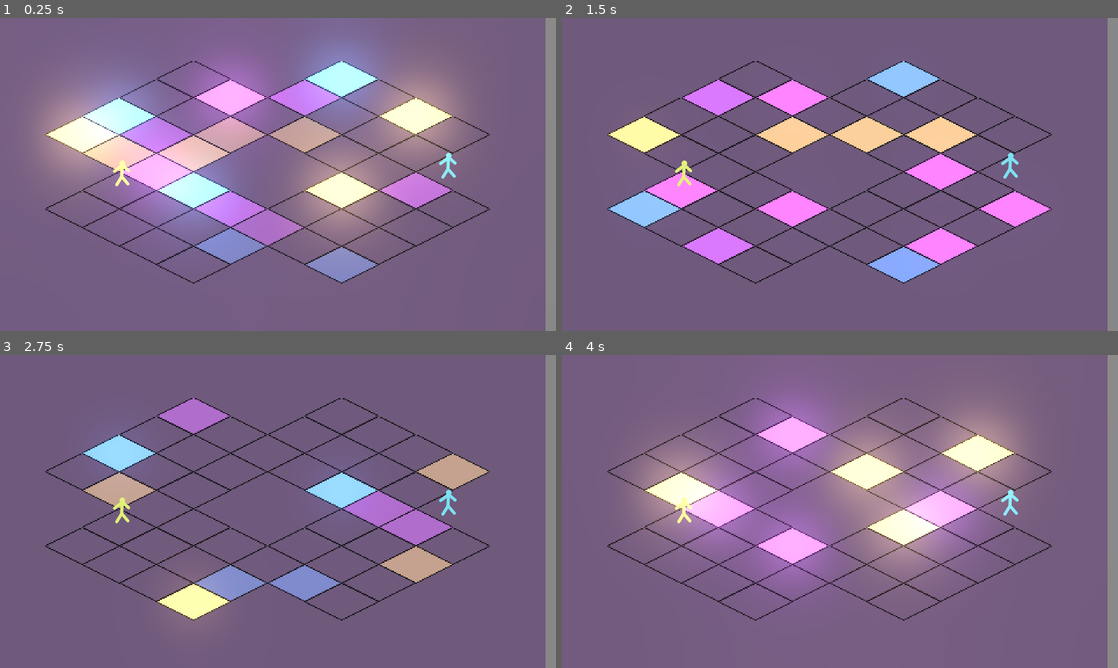
Above: before the commit, frames 1-4 (two rows, left to right).
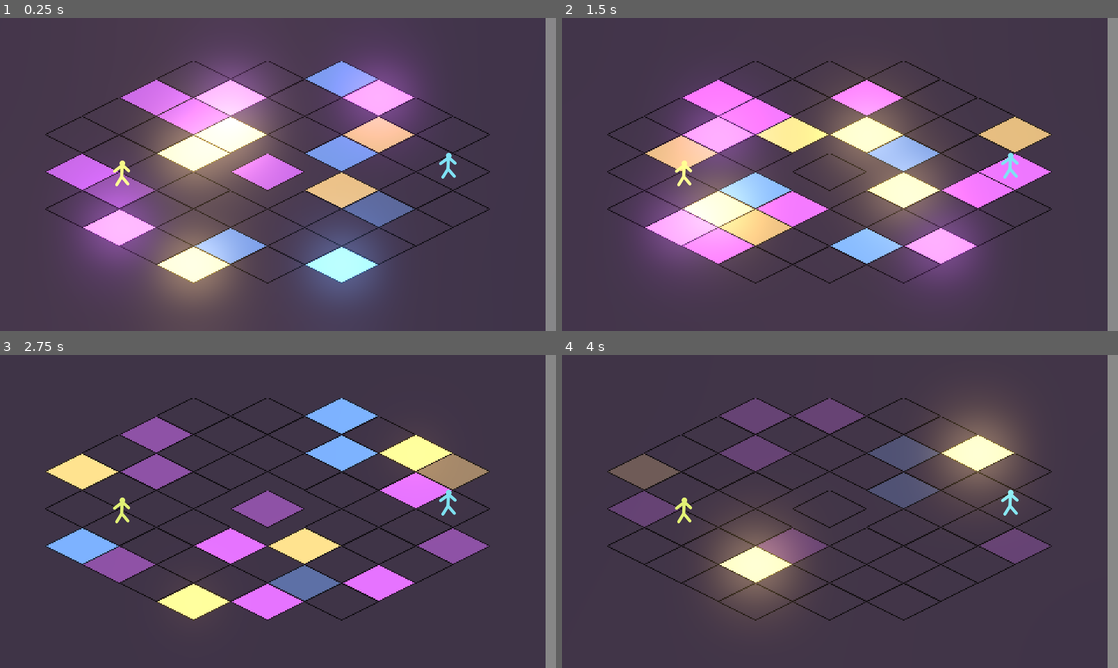
Above: after the commit, the same moments.

Repository: API-Beast/Seal-Clubbing
Game: Godot game, scene res://Main.tscn
Two runs of this game, one before a commit and one after it. Both use one fixed random seed, a clock stepped at 60 frames per second and the inputs below.
Inputs:
- Up to frame 1 (0.25 s): no input
- Up to frame 2 (1.5 s): no input
- Up to frame 3 (2.75 s): no input
- Up to frame 4 (4 s): no input

The runs differ from the first frame. In frame 1, 96% of the frame differs, in the area x 0-99%, y 0-100%; in frame 2, 93%; in frame 3, 95%; in frame 4, 96%.

Commit message:
new floot

Diff:
--- a/DiscoFloor.tscn
+++ b/DiscoFloor.tscn
@@ -1,8 +1,8 @@
 [gd_scene load_steps=4 format=2]
 
 [ext_resource path="res://glow.tres" type="Environment" id=1]
-[ext_resource path="res://glowtile.tscn" type="PackedScene" id=2]
-[ext_resource path="res://Assets/background-colored.png" type="Texture" id=3]
+[ext_resource path="res://Assets/background-colored.png" type="Texture" id=2]
+[ext_resource path="res://glowtile.tscn" type="PackedScene" id=3]
 
 [node name="DiscoFloor" type="Node2D" index="0"]
 
@@ -12,235 +12,241 @@
 
 environment = ExtResource( 1 )
 
-[node name="glowtile9" parent="." index="1" instance=ExtResource( 2 )]
-
-position = Vector2( 512, 128 )
-pulse = 0.0
-
-[node name="glowtile10" parent="." index="2" instance=ExtResource( 2 )]
-
-position = Vector2( 256, 256 )
-pulse = 0.0
-
-[node name="glowtile11" parent="." index="3" instance=ExtResource( 2 )]
-
-position = Vector2( 512, 256 )
-pulse = 0.0
-
-[node name="glowtile13" parent="." index="4" instance=ExtResource( 2 )]
-
-position = Vector2( 1024, 256 )
-pulse = 0.0
-
-[node name="glowtile16" parent="." index="5" instance=ExtResource( 2 )]
-
-position = Vector2( 384, 192 )
-pulse = 0.0
-
-[node name="glowtile17" parent="." index="6" instance=ExtResource( 2 )]
-
-position = Vector2( 640, 64 )
-pulse = 0.0
-
-[node name="glowtile18" parent="." index="7" instance=ExtResource( 2 )]
-
-position = Vector2( 896, 320 )
-pulse = 0.0
-
-[node name="glowtile19" parent="." index="8" instance=ExtResource( 2 )]
-
-position = Vector2( 640, 320 )
-pulse = 0.0
-
-[node name="glowtile20" parent="." index="9" instance=ExtResource( 2 )]
-
-position = Vector2( 1024, 128 )
-pulse = 0.0
-
-[node name="glowtile50" parent="." index="10" instance=ExtResource( 2 )]
-
-position = Vector2( 1152, 192 )
-pulse = 0.0
-
-[node name="glowtile51" parent="." index="11" instance=ExtResource( 2 )]
-
-position = Vector2( 640, 448 )
-pulse = 0.0
-
-[node name="glowtile52" parent="." index="12" instance=ExtResource( 2 )]
-
-position = Vector2( 512, 384 )
-pulse = 0.0
-
-[node name="glowtile53" parent="." index="13" instance=ExtResource( 2 )]
-
-position = Vector2( 384, 320 )
-pulse = 0.0
-
-[node name="glowtile54" parent="." index="14" instance=ExtResource( 2 )]
-
-position = Vector2( 1280, 128 )
-pulse = 0.0
-
-[node name="glowtile55" parent="." index="15" instance=ExtResource( 2 )]
-
-position = Vector2( 1152, 64 )
-pulse = 0.0
-
-[node name="glowtile56" parent="." index="16" instance=ExtResource( 2 )]
-
-position = Vector2( 1024, 0 )
-pulse = 0.0
-
-[node name="glowtile57" parent="." index="17" instance=ExtResource( 2 )]
-
-position = Vector2( 896, -64 )
-pulse = 0.0
-
-[node name="glowtile58" parent="." index="18" instance=ExtResource( 2 )]
-
-position = Vector2( 640, -64 )
-pulse = 0.0
-
-[node name="glowtile59" parent="." index="19" instance=ExtResource( 2 )]
-
-position = Vector2( 512, -128 )
-pulse = 0.0
-
-[node name="glowtile60" parent="." index="20" instance=ExtResource( 2 )]
-
-position = Vector2( 384, 64 )
-pulse = 0.0
-
-[node name="glowtile61" parent="." index="21" instance=ExtResource( 2 )]
-
-position = Vector2( 256, 128 )
-pulse = 0.0
-
-[node name="glowtile66" parent="." index="22" instance=ExtResource( 2 )]
-
-pulse = 0.0
-
-[node name="glowtile67" parent="." index="23" instance=ExtResource( 2 )]
-
-position = Vector2( 256, 0 )
-pulse = 0.0
-
-[node name="glowtile68" parent="." index="24" instance=ExtResource( 2 )]
-
-position = Vector2( 384, -64 )
-pulse = 0.0
-
-[node name="glowtile69" parent="." index="25" instance=ExtResource( 2 )]
-
-position = Vector2( 512, 0 )
-pulse = 0.0
-
-[node name="glowtile70" parent="." index="26" instance=ExtResource( 2 )]
-
-position = Vector2( 1024, -128 )
-pulse = 0.0
-
-[node name="glowtile71" parent="." index="27" instance=ExtResource( 2 )]
-
-position = Vector2( 1152, -64 )
-pulse = 0.0
-
-[node name="glowtile72" parent="." index="28" instance=ExtResource( 2 )]
-
-position = Vector2( 1280, 0 )
-pulse = 0.0
-
-[node name="glowtile73" parent="." index="29" instance=ExtResource( 2 )]
-
-position = Vector2( 1408, 64 )
-pulse = 0.0
-
-[node name="glowtile74" parent="." index="30" instance=ExtResource( 2 )]
-
-position = Vector2( 1408, 320 )
-pulse = 0.0
-
-[node name="glowtile75" parent="." index="31" instance=ExtResource( 2 )]
-
-position = Vector2( 1280, 384 )
-pulse = 0.0
-
-[node name="glowtile76" parent="." index="32" instance=ExtResource( 2 )]
-
-position = Vector2( 1152, 448 )
-pulse = 0.0
-
-[node name="glowtile77" parent="." index="33" instance=ExtResource( 2 )]
-
-position = Vector2( 1024, 512 )
-pulse = 0.0
-
-[node name="glowtile78" parent="." index="34" instance=ExtResource( 2 )]
-
-position = Vector2( 512, 512 )
-pulse = 0.0
-
-[node name="glowtile79" parent="." index="35" instance=ExtResource( 2 )]
-
-position = Vector2( 384, 448 )
-pulse = 0.0
-
-[node name="glowtile80" parent="." index="36" instance=ExtResource( 2 )]
-
-position = Vector2( 256, 384 )
-pulse = 0.0
-
-[node name="glowtile81" parent="." index="37" instance=ExtResource( 2 )]
-
-position = Vector2( 128, 320 )
-pulse = 0.0
-
-[node name="glowtile82" parent="." index="38" instance=ExtResource( 2 )]
-
-position = Vector2( 128, 320 )
-pulse = 0.0
-
-[node name="glowtile62" parent="." index="39" instance=ExtResource( 2 )]
-
-position = Vector2( 896, 448 )
-pulse = 0.0
-
-[node name="glowtile63" parent="." index="40" instance=ExtResource( 2 )]
-
-position = Vector2( 1024, 384 )
-pulse = 0.0
-
-[node name="glowtile64" parent="." index="41" instance=ExtResource( 2 )]
-
-position = Vector2( 1152, 320 )
-pulse = 0.0
-
-[node name="glowtile65" parent="." index="42" instance=ExtResource( 2 )]
-
-position = Vector2( 1280, 256 )
-pulse = 0.0
-
-[node name="glowtile21" parent="." index="43" instance=ExtResource( 2 )]
-
-position = Vector2( 768, 384 )
-pulse = 0.0
-
-[node name="glowtile22" parent="." index="44" instance=ExtResource( 2 )]
-
-position = Vector2( 896, 64 )
-pulse = 0.0
-
-[node name="glowtile23" parent="." index="45" instance=ExtResource( 2 )]
-
-position = Vector2( 768, 0 )
-pulse = 0.0
-
-[node name="background-colored" type="Sprite" parent="." index="46"]
-
-position = Vector2( 704, 224 )
+[node name="background-colored" type="Sprite" parent="." index="1"]
+
+position = Vector2( 704, 192 )
 scale = Vector2( 32, 19 )
 z_index = -4096
 z_as_relative = false
-texture = ExtResource( 3 )
+texture = ExtResource( 2 )
 _sections_unfolded = [ "Z Index" ]
+
+[node name="glowtile9" parent="background-colored" index="0" instance=ExtResource( 3 )]
+
+position = Vector2( -6, -3.36842 )
+scale = Vector2( 0.03125, 0.0526316 )
+
+[node name="glowtile10" parent="background-colored" index="1" instance=ExtResource( 3 )]
+
+position = Vector2( -14, 3.36842 )
+scale = Vector2( 0.03125, 0.0526316 )
+
+[node name="glowtile11" parent="background-colored" index="2" instance=ExtResource( 3 )]
+
+position = Vector2( -6, 3.36842 )
+scale = Vector2( 0.03125, 0.0526316 )
+
+[node name="glowtile13" parent="background-colored" index="3" instance=ExtResource( 3 )]
+
+position = Vector2( 10, 3.36842 )
+scale = Vector2( 0.03125, 0.0526316 )
+
+[node name="glowtile16" parent="background-colored" index="4" instance=ExtResource( 3 )]
+
+position = Vector2( -18, 0 )
+scale = Vector2( 0.03125, 0.0526316 )
+
+[node name="glowtile17" parent="background-colored" index="5" instance=ExtResource( 3 )]
+
+position = Vector2( -2, -6.73684 )
+scale = Vector2( 0.03125, 0.0526316 )
+
+[node name="glowtile18" parent="background-colored" index="6" instance=ExtResource( 3 )]
+
+position = Vector2( 6, 6.73684 )
+scale = Vector2( 0.03125, 0.0526316 )
+
+[node name="glowtile19" parent="background-colored" index="7" instance=ExtResource( 3 )]
+
+position = Vector2( -2, 6.73684 )
+scale = Vector2( 0.03125, 0.0526316 )
+
+[node name="glowtile20" parent="background-colored" index="8" instance=ExtResource( 3 )]
+
+position = Vector2( 10, -3.36842 )
+scale = Vector2( 0.03125, 0.0526316 )
+
+[node name="glowtile50" parent="background-colored" index="9" instance=ExtResource( 3 )]
+
+position = Vector2( 22, 0 )
+scale = Vector2( 0.03125, 0.0526316 )
+
+[node name="glowtile83" parent="background-colored" index="10" instance=ExtResource( 3 )]
+
+position = Vector2( 2, 0 )
+scale = Vector2( 0.03125, 0.0526316 )
+
+[node name="glowtile51" parent="background-colored" index="11" instance=ExtResource( 3 )]
+
+position = Vector2( -2, 13.4737 )
+scale = Vector2( 0.03125, 0.0526316 )
+
+[node name="glowtile52" parent="background-colored" index="12" instance=ExtResource( 3 )]
+
+position = Vector2( -6, 10.1053 )
+scale = Vector2( 0.03125, 0.0526316 )
+
+[node name="glowtile53" parent="background-colored" index="13" instance=ExtResource( 3 )]
+
+position = Vector2( -10, 6.73684 )
+scale = Vector2( 0.03125, 0.0526316 )
+
+[node name="glowtile54" parent="background-colored" index="14" instance=ExtResource( 3 )]
+
+position = Vector2( 18, -3.36842 )
+scale = Vector2( 0.03125, 0.0526316 )
+
+[node name="glowtile55" parent="background-colored" index="15" instance=ExtResource( 3 )]
+
+position = Vector2( 14, -6.73684 )
+scale = Vector2( 0.03125, 0.0526316 )
+
+[node name="glowtile56" parent="background-colored" index="16" instance=ExtResource( 3 )]
+
+position = Vector2( 10, -10.1053 )
+scale = Vector2( 0.03125, 0.0526316 )
+
+[node name="glowtile57" parent="background-colored" index="17" instance=ExtResource( 3 )]
+
+position = Vector2( 6, -13.4737 )
+scale = Vector2( 0.03125, 0.0526316 )
+
+[node name="glowtile58" parent="background-colored" index="18" instance=ExtResource( 3 )]
+
+position = Vector2( -2, -13.4737 )
+scale = Vector2( 0.03125, 0.0526316 )
+
+[node name="glowtile59" parent="background-colored" index="19" instance=ExtResource( 3 )]
+
+position = Vector2( -6, -16.8421 )
+scale = Vector2( 0.03125, 0.0526316 )
+
+[node name="glowtile60" parent="background-colored" index="20" instance=ExtResource( 3 )]
+
+position = Vector2( -10, -6.73684 )
+scale = Vector2( 0.03125, 0.0526316 )
+
+[node name="glowtile61" parent="background-colored" index="21" instance=ExtResource( 3 )]
+
+position = Vector2( -14, -3.36842 )
+scale = Vector2( 0.03125, 0.0526316 )
+
+[node name="glowtile66" parent="background-colored" index="22" instance=ExtResource( 3 )]
+
+position = Vector2( -18, -6.73684 )
+scale = Vector2( 0.03125, 0.0526316 )
+
+[node name="glowtile67" parent="background-colored" index="23" instance=ExtResource( 3 )]
+
+position = Vector2( -14, -10.1053 )
+scale = Vector2( 0.03125, 0.0526316 )
+
+[node name="glowtile68" parent="background-colored" index="24" instance=ExtResource( 3 )]
+
+position = Vector2( -10, -13.4737 )
+scale = Vector2( 0.03125, 0.0526316 )
+
+[node name="glowtile69" parent="background-colored" index="25" instance=ExtResource( 3 )]
+
+position = Vector2( -6, -10.1053 )
+scale = Vector2( 0.03125, 0.0526316 )
+
+[node name="glowtile70" parent="background-colored" index="26" instance=ExtResource( 3 )]
+
+position = Vector2( 10, -16.8421 )
+scale = Vector2( 0.03125, 0.0526316 )
+
+[node name="glowtile71" parent="background-colored" index="27" instance=ExtResource( 3 )]
+
+position = Vector2( 14, -13.4737 )
+scale = Vector2( 0.03125, 0.0526316 )
+
+[node name="glowtile72" parent="background-colored" index="28" instance=ExtResource( 3 )]
+
+position = Vector2( 18, -10.1053 )
+scale = Vector2( 0.03125, 0.0526316 )
+
+[node name="glowtile73" parent="background-colored" index="29" instance=ExtResource( 3 )]
+
+position = Vector2( 22, -6.73684 )
+scale = Vector2( 0.03125, 0.0526316 )
+
+[node name="glowtile74" parent="background-colored" index="30" instance=ExtResource( 3 )]
+
+position = Vector2( 22, 6.73684 )
+scale = Vector2( 0.03125, 0.0526316 )
+
+[node name="glowtile75" parent="background-colored" index="31" instance=ExtResource( 3 )]
+
+position = Vector2( 18, 10.1053 )
+scale = Vector2( 0.03125, 0.0526316 )
+
+[node name="glowtile76" parent="background-colored" index="32" instance=ExtResource( 3 )]
+
+position = Vector2( 14, 13.4737 )
+scale = Vector2( 0.03125, 0.0526316 )
+
+[node name="glowtile77" parent="background-colored" index="33" instance=ExtResource( 3 )]
+
+position = Vector2( 10, 16.8421 )
+scale = Vector2( 0.03125, 0.0526316 )
+
+[node name="glowtile78" parent="background-colored" index="34" instance=ExtResource( 3 )]
+
+position = Vector2( -6, 16.8421 )
+scale = Vector2( 0.03125, 0.0526316 )
+
+[node name="glowtile79" parent="background-colored" index="35" instance=ExtResource( 3 )]
+
+position = Vector2( -10, 13.4737 )
+scale = Vector2( 0.03125, 0.0526316 )
+
+[node name="glowtile80" parent="background-colored" index="36" instance=ExtResource( 3 )]
+
+position = Vector2( -14, 10.1053 )
+scale = Vector2( 0.03125, 0.0526316 )
+
+[node name="glowtile81" parent="background-colored" index="37" instance=ExtResource( 3 )]
+
+position = Vector2( -18, 6.73684 )
+scale = Vector2( 0.03125, 0.0526316 )
+
+[node name="glowtile82" parent="background-colored" index="38" instance=ExtResource( 3 )]
+
+position = Vector2( -18, 6.73684 )
+scale = Vector2( 0.03125, 0.0526316 )
+
+[node name="glowtile62" parent="background-colored" index="39" instance=ExtResource( 3 )]
+
+position = Vector2( 6, 13.4737 )
+scale = Vector2( 0.03125, 0.0526316 )
+
+[node name="glowtile63" parent="background-colored" index="40" instance=ExtResource( 3 )]
+
+position = Vector2( 10, 10.1053 )
+scale = Vector2( 0.03125, 0.0526316 )
+
+[node name="glowtile64" parent="background-colored" index="41" instance=ExtResource( 3 )]
+
+position = Vector2( 14, 6.73684 )
+scale = Vector2( 0.03125, 0.0526316 )
+
+[node name="glowtile65" parent="background-colored" index="42" instance=ExtResource( 3 )]
+
+position = Vector2( 18, 3.36842 )
+scale = Vector2( 0.03125, 0.0526316 )
+
+[node name="glowtile21" parent="background-colored" index="43" instance=ExtResource( 3 )]
+
+position = Vector2( 2, 16.8421 )
+scale = Vector2( 0.03125, 0.0526316 )
+
+[node name="glowtile22" parent="background-colored" index="44" instance=ExtResource( 3 )]
+
+position = Vector2( 6, -6.73684 )
+scale = Vector2( 0.03125, 0.0526316 )
+
+[node name="glowtile23" parent="background-colored" index="45" instance=ExtResource( 3 )]
+
+position = Vector2( 2, -16.8421 )
+scale = Vector2( 0.03125, 0.0526316 )
--- a/glowtile.gd
+++ b/glowtile.gd
@@ -3,11 +3,11 @@
 # class member variables go here, for example:
 
 
-var anis = ["turn_off", "turn_on", "quick_flash", "short_pulse", "short_pulse", "none", "none", "none", "none"]
-var colors = ["C95AEE", "5F9AEE", "F5CB6E"]
+var anis = ["turn_off", "turn_on", "smooth", "smooth", "smooth", "quick_flash", "short_pulse", "short_pulse", "none", "none", "none", "none", "none", "none", "none", "none"]
+var colors = [Color("C95AEE"), Color("5F9AEE"), Color("F5CB6E")]
 export var speed = 1.0
 export var pulse = 0.0
-var bg = Color("3E3146")
+var bg = Color("211A26")
 var color = bg
 
 
@@ -21,7 +21,7 @@
 	if not $AnimationPlayer.is_playing():
 		for i in range(0,10):
 			$AnimationPlayer.queue(anis[randi()%anis.size()])
-			color = Color(colors[randi()%colors.size()])
+			color = colors[randi()%colors.size()]
 
 	#Blend animation color to background color
 	$".".modulate = bg.linear_interpolate(color, pulse)
--- a/glowtile.tscn
+++ b/glowtile.tscn
@@ -41,10 +41,10 @@
 tracks/0/imported = false
 tracks/0/enabled = true
 tracks/0/keys = {
-"times": PoolRealArray( 0, 0.1, 0.2, 0.3, 0.4 ),
-"transitions": PoolRealArray( 1, 1, 1, 1, 1 ),
+"times": PoolRealArray( 0, 0.1, 0.3, 0.4 ),
+"transitions": PoolRealArray( 1, 1, 1, 1 ),
 "update": 0,
-"values": [ 0.0, 1.0, 0.0, 1.0, 0.0 ]
+"values": [ 0.0, 1.0, 1.0, 0.0 ]
 }
 
 [sub_resource type="Animation" id=3]
@@ -64,6 +64,25 @@
 "transitions": PoolRealArray( 1, 1, 1, 1 ),
 "update": 0,
 "values": [ 0.0, 1.0, 0.0, 0.0 ]
+}
+
+[sub_resource type="Animation" id=8]
+
+resource_name = "smooth"
+length = 1.0
+loop = false
+step = 0.1
+tracks/0/type = "value"
+tracks/0/path = NodePath(".:pulse")
+tracks/0/interp = 1
+tracks/0/loop_wrap = true
+tracks/0/imported = false
+tracks/0/enabled = true
+tracks/0/keys = {
+"times": PoolRealArray( 0, 0.5, 1 ),
+"transitions": PoolRealArray( 1, 1, 1 ),
+"update": 0,
+"values": [ 0.0, 1.0, 0.0 ]
 }
 
 [sub_resource type="Animation" id=4]
@@ -110,7 +129,7 @@
 script = ExtResource( 2 )
 _sections_unfolded = [ "Material", "Visibility" ]
 speed = 1.0
-pulse = 1.0
+pulse = 0.0
 
 [node name="AnimationPlayer" type="AnimationPlayer" parent="." index="0"]
 
@@ -122,6 +141,7 @@
 anims/none = SubResource( 7 )
 anims/quick_flash = SubResource( 2 )
 anims/short_pulse = SubResource( 3 )
+anims/smooth = SubResource( 8 )
 anims/turn_off = SubResource( 4 )
 anims/turn_on = SubResource( 5 )
 blend_times = [  ]
Binary file changed: Assets/background-colored.png
Not shown, changed: Assets/background-colored.png.import
Not shown: 1 places in glowtile.tscn that only renumber resources
